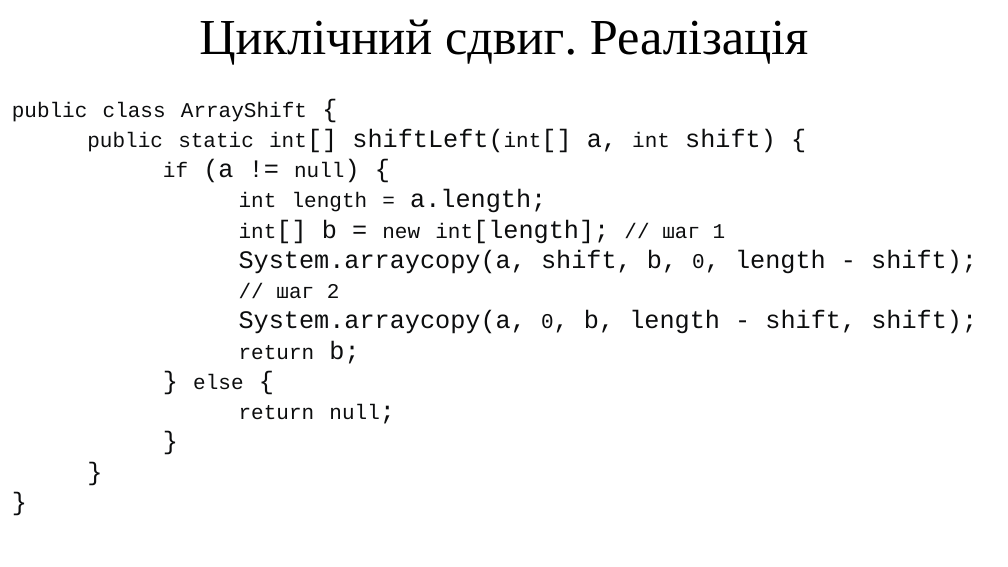
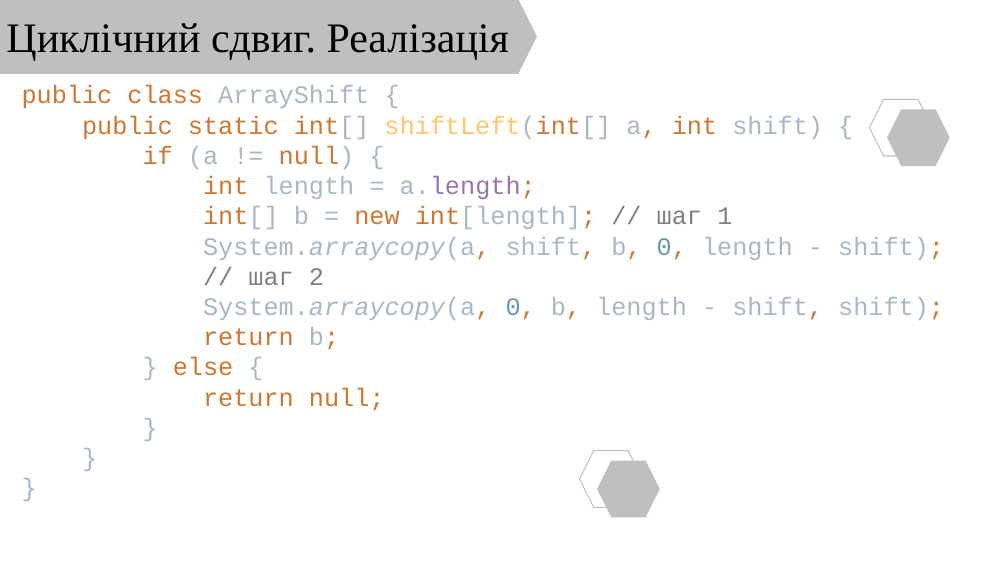
Before and after one commit to arg3ntuum/JavaCourse, a slide deck: slide 20 of Java Урок 7 Масиви.pptx. Drawn at 1008x567 pixels with LibreOffice and Linux fonts; fonts in the diff are those of the drawing. Boxes give left, top, right and bottom in pixels: in the first picture for what was removed or moved away, otherwise in the second. Text is boxed around its words. In the diff, an @@ line names an element or a change of style, - is before the commit and + after.

```diff
--- a/Java Урок 7 Масиви.pptx
+++ b/Java Урок 7 Масиви.pptx
@@ text "Циклічний сдвиг. Реалізація": place and size @@
-text "Циклічний сдвиг. Реалізація" at (199,19,808,64)
+text "Циклічний сдвиг. Реалізація" at (6,23,509,60)
@@ text "Циклічний сдвиг. Реалізація" at (6,23,509,60): size 48 to 40 pt; less space between paragraphs @@
@@ hexagon added at (0,0,538,74), fill #BFBFBF @@
@@ text at (22,85,944,411): text changed; text colour #0C0D0E to #A9B7C6 @@
-public class ArrayShift {
-public static int[] shiftLeft(int[] a, int shift) {
-if (a != null) {
-int length = a.length;
-int[] b = new int[length]; // шаг 1
-System.arraycopy(a, shift, b, 0, length - shift);
-// шаг 2
-System.arraycopy(a, 0, b, length - shift, shift);
-return b;
-} else {
-return null;
-}
-}
-}
+public class ArrayShift {
+public static int[] shiftLeft(int[] a, int shift) {
+if (a != null) {
+int length = a.length;
+int[] b = new int[length]; // шаг 1
+System.arraycopy(a, shift, b, 0, length - shift);
+// шаг 2
+System.arraycopy(a, 0, b, length - shift, shift);
+return b;
+} else {
+return null;
+}
+}
+}
@@ hexagon added at (870,99,932,156), outline #BFBFBF 1 pt @@
@@ hexagon added at (887,110,950,166), fill #BFBFBF @@
@@ hexagon added at (580,451,643,507), outline #BFBFBF 1 pt @@
@@ hexagon added at (597,461,660,517), fill #BFBFBF @@
```
Also in this commit, not shown: 17 other slides changed, 3 slides added, 5 slides removed, 1 other file.
